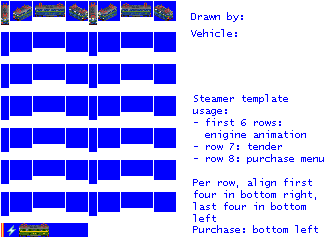
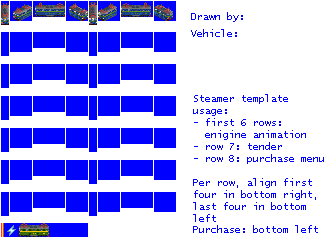
Layered file, before and after one edit (331x237). Changes by layer:
painted on "empty.png" over bbox(19, 15, 151, 237)
